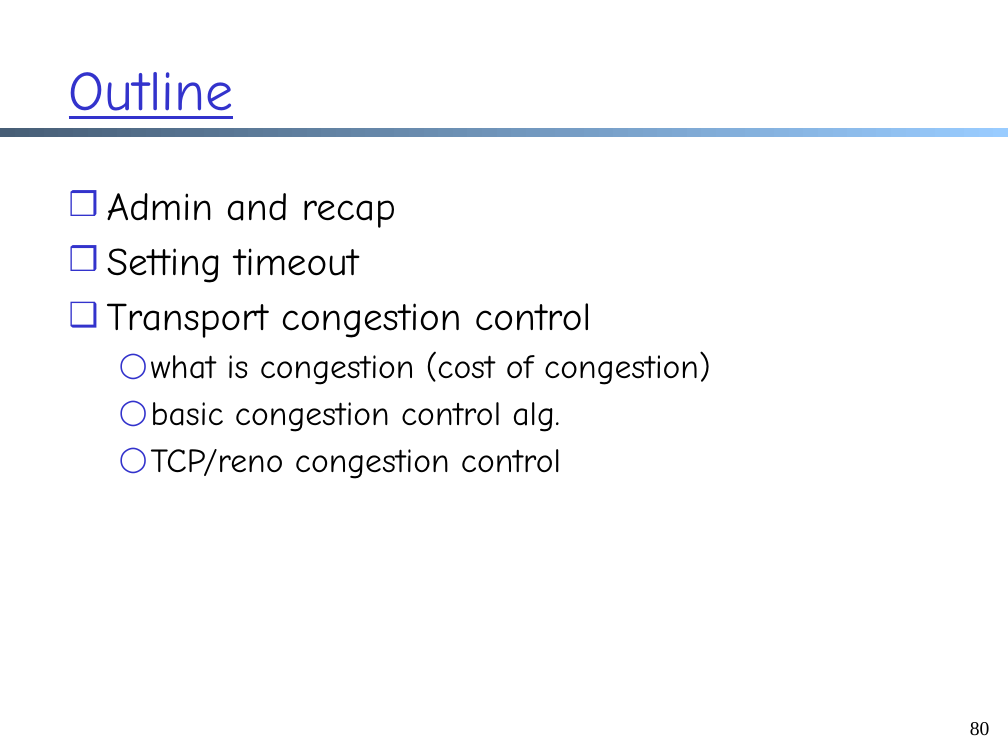
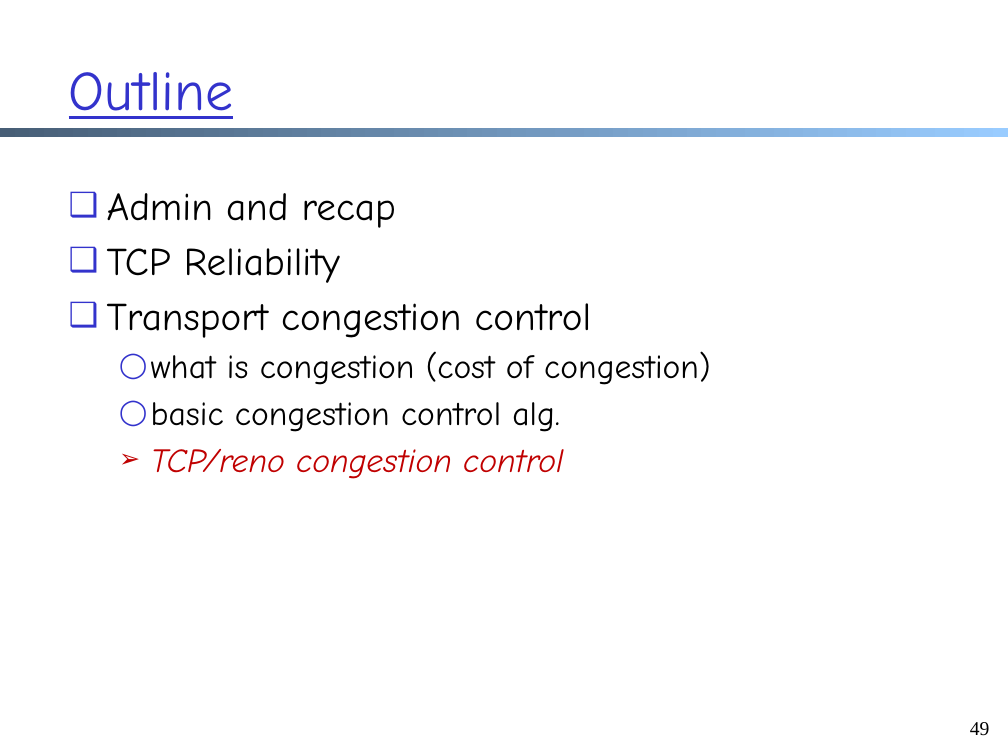
Before and after one commit to xiangq27/xiangq27.github.io, a slide deck: slide 49 of courses/cnns-xmuf21/files/lectures/transport-cc-aimd-reno.pptx (slide 80 before the commit). Drawn at 1008x756 pixels with LibreOffice and Linux fonts; fonts in the diff are those of the drawing. Boxes give left, top, right and bottom in pixels: in the first picture for what was removed or moved away, otherwise in the second. Text is boxed around its words. In the diff, an @@ line names an element or a change of style, - is before the commit and + after.

```diff
--- a/courses/cnns-xmuf21/files/lectures/transport-cc-aimd-reno.pptx
+++ b/courses/cnns-xmuf21/files/lectures/transport-cc-aimd-reno.pptx
@@ text at (107, 193, 563, 479): text colour #000000 to #C00000, italic on in "TCP/reno congestion control"; bullet ❒ to ❑; bullet ◯ to ➢; bullet colour #3333CC to #C00000 @@
@@ text at (107, 248, 340, 283): text changed @@
-❒ Setting timeout
+❑ TCP Reliability
@@ page number at (970, 722, 990, 736): text changed @@
-80
+49
```
Also in this commit, not shown: 29 other slides changed, 5 slides added, 30 slides removed, 13 other files.
